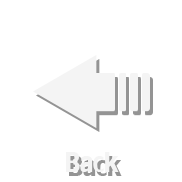
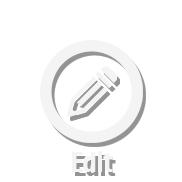
Layered file, before and after one edit (182x182). Changes by layer:
showed group "edit" (1st of 2, in "Main") (2 layers) over [39, 40, 143, 172]
showed "edit" (2nd of 2, in "Main" › "edit"), painted on it over [39, 40, 143, 144]
showed "Edit", painted on it over [72, 151, 113, 172]
hid group "back" (1st of 2, in "Main") (2 layers) over [33, 55, 150, 172]
renamed "Capa 19" to "CIRCLE", moved it out of group "Delete", painted on it over [40, 40, 143, 143]
